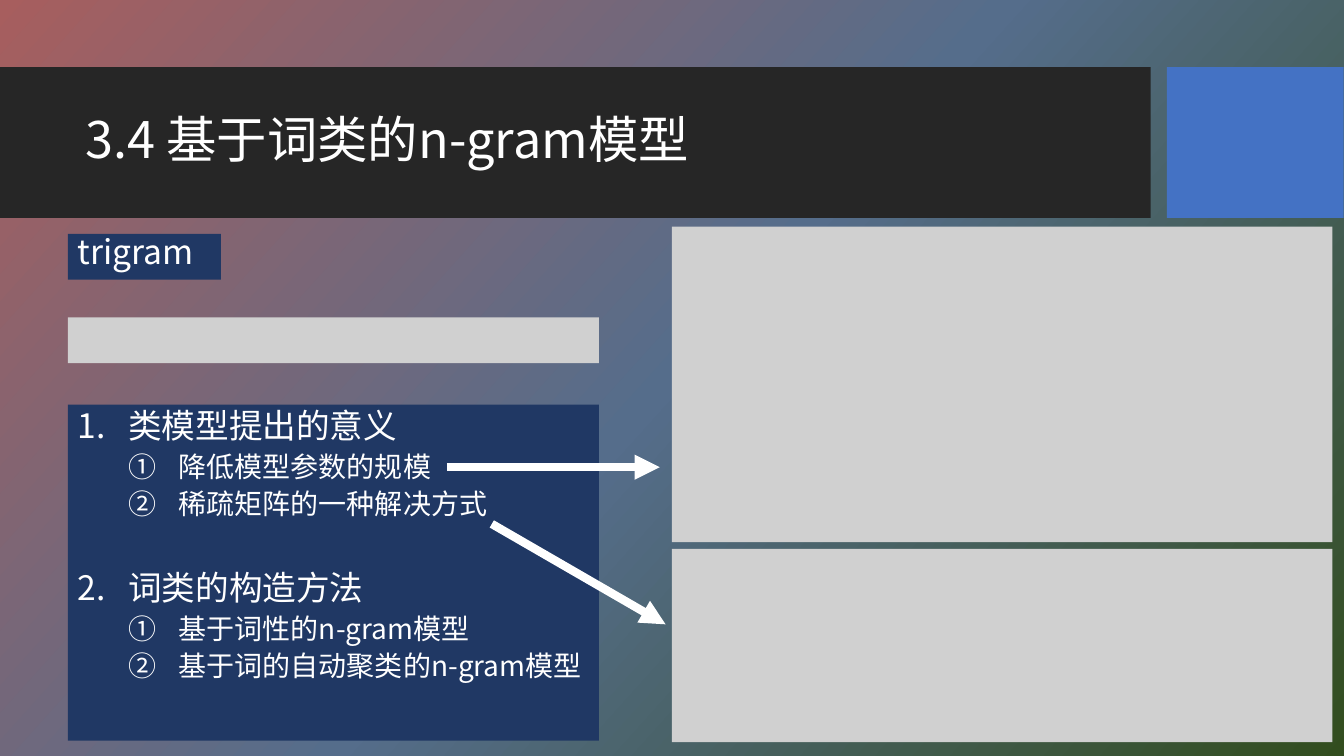
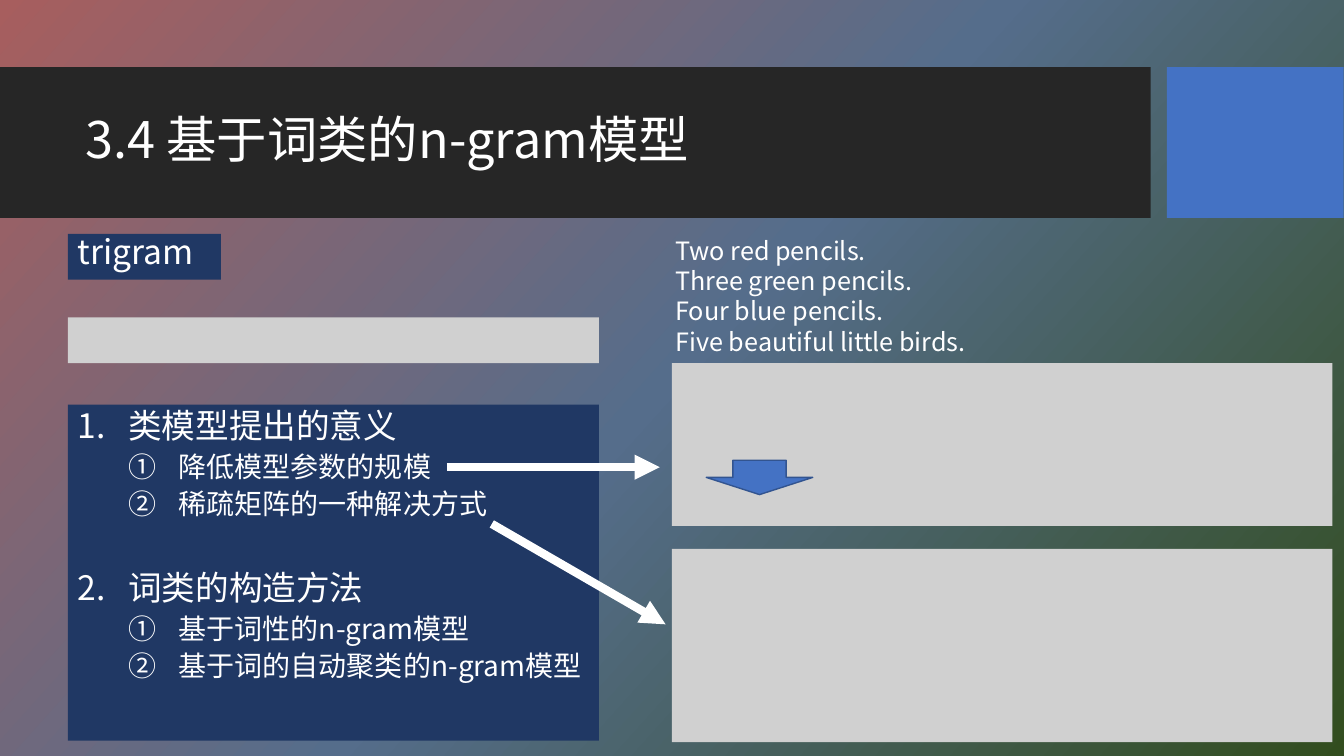
Before and after one commit to HBU/NLP_PPT, a slide deck: slide 35 of PPT-2020/ch03 n元语法模型.pptx. Drawn at 1344x756 pixels with LibreOffice and Linux fonts; fonts in the diff are those of the drawing; grey boxes stand for pictures; background and template pictures are left out. Boxes give left, top, right and bottom in pixels: in the first picture for what was removed or moved away, otherwise in the second. Text is boxed around its words. In the diff, an @@ line names an element or a change of style, - is before the commit and + after.

```diff
--- a/PPT-2020/ch03 n元语法模型.pptx
+++ b/PPT-2020/ch03 n元语法模型.pptx
@@ text added at <box>675,240,965,352</box>, 18 pt, text #FFFFFF @@
+Two red pencils.
+Three green pencils.
+Four blue pencils.
+Five beautiful little birds.
@@ picture: place and size @@
-picture at <box>673,227,1333,542</box>
+picture at <box>673,363,1333,526</box>
@@ down arrow added at <box>707,461,814,495</box>, fill #4472C4, outline #325491 1 pt @@
```
Also in this commit, not shown: 4 other slides changed.
